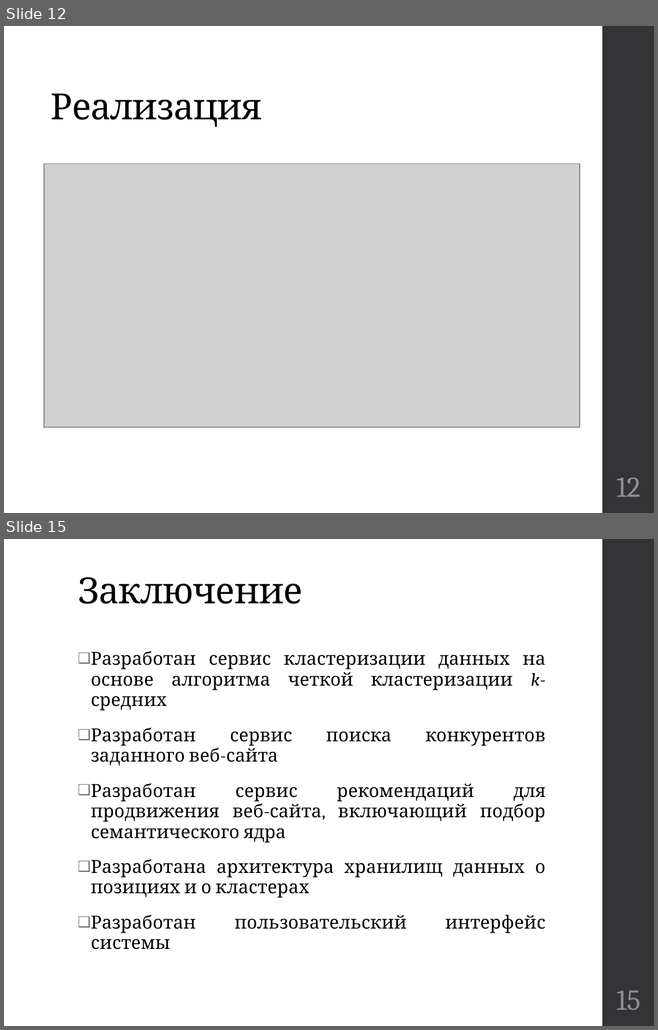
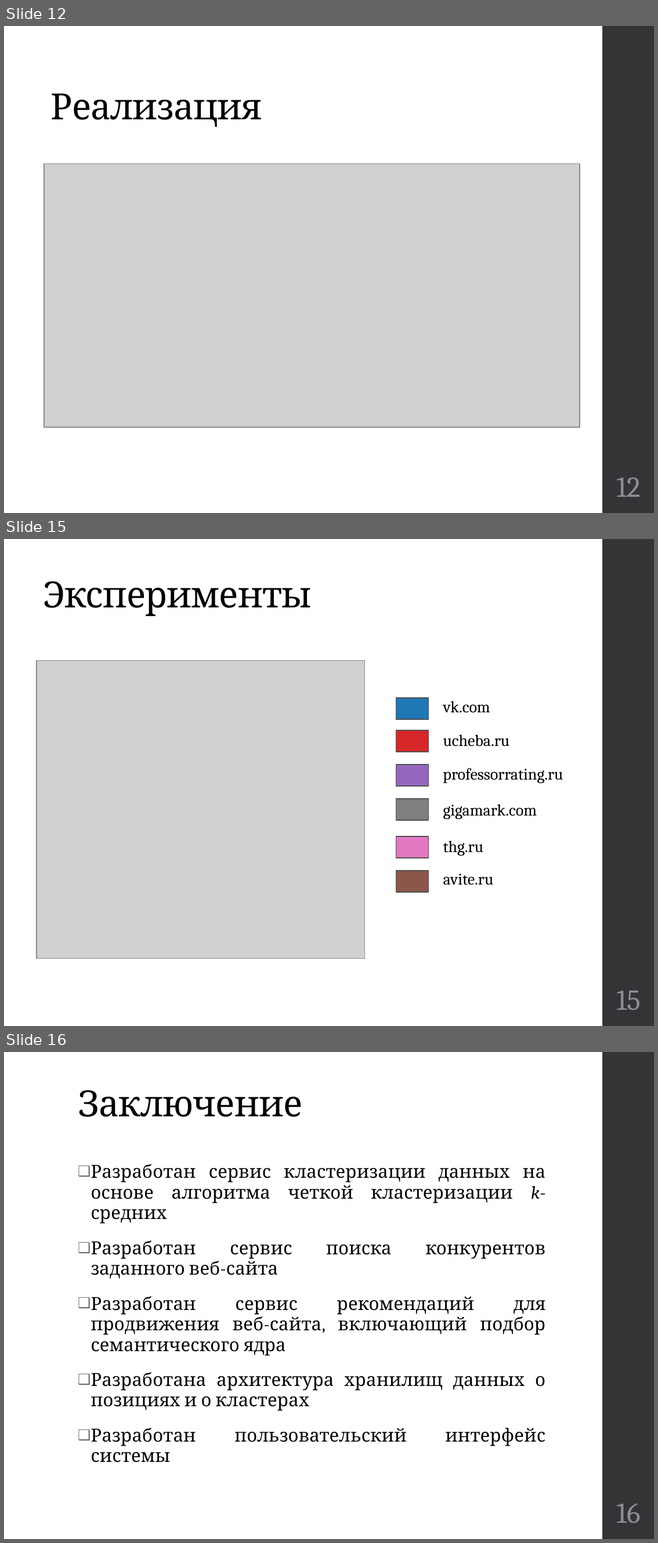
Before and after one commit to kwadraterry/diploma, a slide deck: Отчет/Доклад Неповинных.pptx. Shown one above the other, each under a label of ours: slides 12 and 15 before the commit, slides 12, 15 and 16 after it; the slides between them are not shown. The pictures are 658x1030 and 658x1543 pixels, drawn with LibreOffice and Linux fonts; fonts in the diff are those of the drawing; grey boxes stand for pictures. Boxes give left, top, right and bottom in pixels: in the first picture for what was removed or moved away, otherwise in the second. Text is boxed around its words. In the diff, an @@ line names an element or a change of style, - is before the commit and + after.

```diff
--- a/Отчет/Доклад Неповинных.pptx
+++ b/Отчет/Доклад Неповинных.pptx
@@ slide 15 added at (4,539,654,1026), background #FFFFFF; not listed: 1 template element that a slide beside it also shows @@
@@ title added at (43,581,311,616), 40 pt, text #000000 @@
+Эксперименты
@@ picture added at (36,660,365,959) @@
@@ rectangle added at (396,698,428,719), fill #1F77B4, outline #525256 1.1 pt @@
@@ text added at (443,701,490,713), 18 pt, text #000000 @@
+vk.com
@@ rectangle added at (396,730,428,752), fill #D62728, outline #525256 1.1 pt @@
@@ text added at (443,734,510,747), 18 pt, text #000000 @@
+ucheba.ru
@@ rectangle added at (396,765,428,786), fill #9467BD, outline #525256 1.1 pt @@
@@ text added at (442,768,563,783), 18 pt, text #000000 @@
+professorrating.ru
@@ rectangle added at (396,799,428,820), fill #7F7F7F, outline #525256 1.1 pt @@
@@ text added at (443,804,537,819), 18 pt, text #000000 @@
+gigamark.com
@@ rectangle added at (396,837,428,858), fill #E377C2, outline #525256 1.1 pt @@
@@ text added at (443,841,484,856), 18 pt, text #000000 @@
+thg.ru
@@ rectangle added at (396,871,428,892), fill #8C564B, outline #525256 1.1 pt @@
@@ text added at (443,874,494,885), 18 pt, text #000000 @@
+avite.ru
@@ page number added at (616,991,640,1010), 32 pt, text #8E8E94 @@
+15
@@ what was slide 15 is now slide 16 @@
@@ page number at (616,1504,640,1523): text changed @@
-15
+16
```
Also in this commit, not shown: 2 slides changed, 1 other slide added, 1 slide removed.
